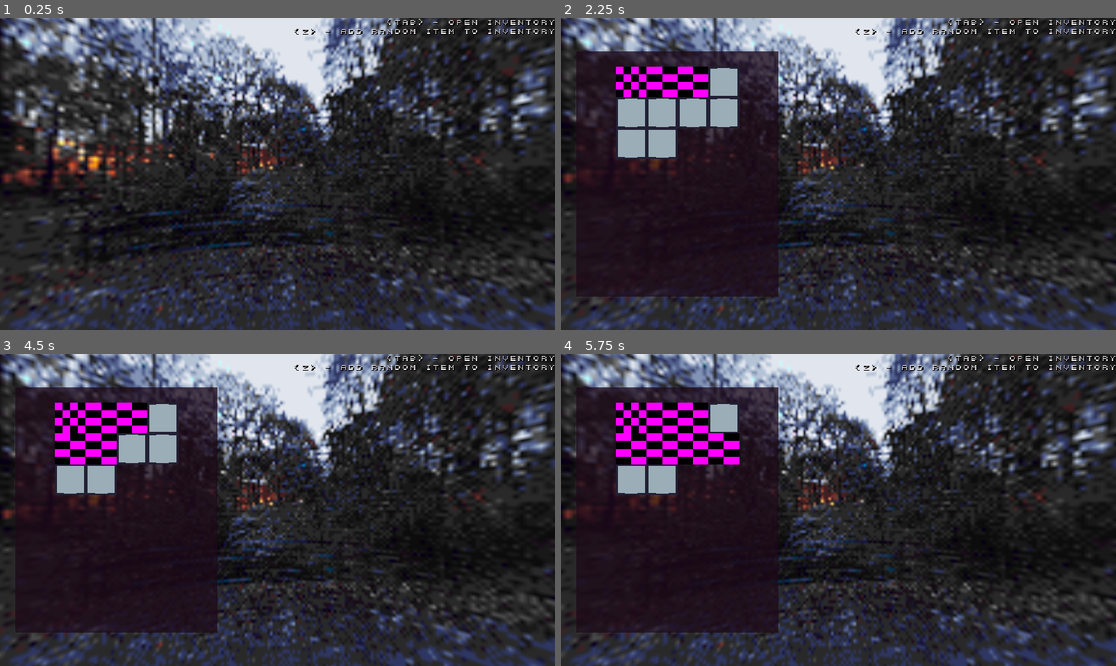
Above: before the commit, frames 1-4 (two rows, left to right).
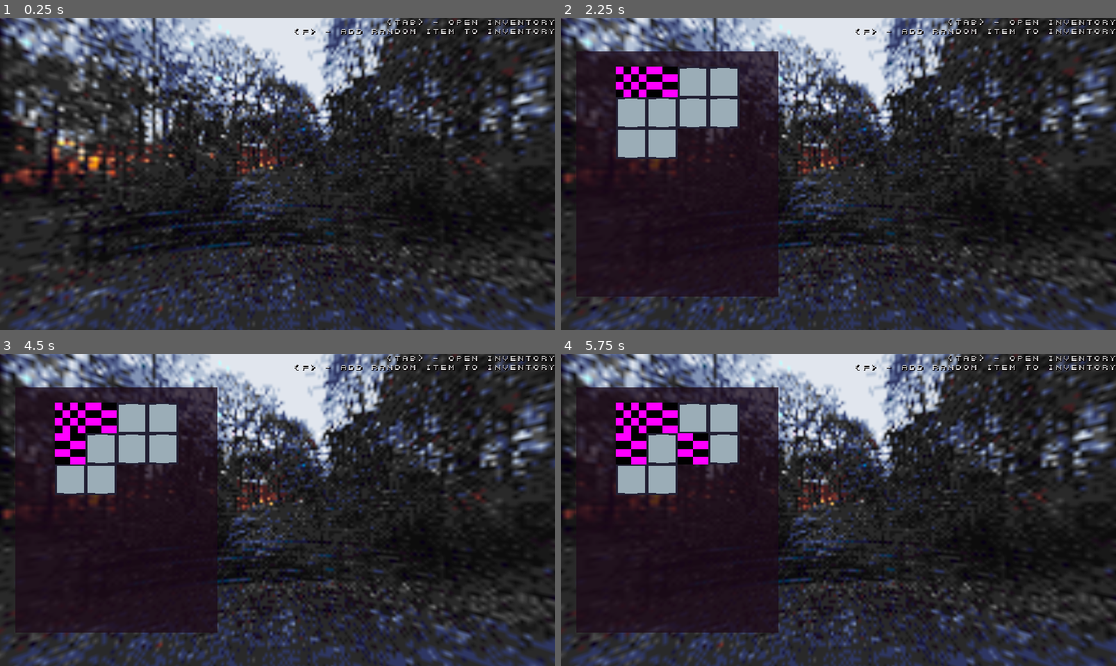
Above: after the commit, the same moments.

Repository: asciislvt/musical-sniffle
Game: Godot game, scene res://main.tscn
Same seed, same stepped clock (60 frames per second), same inputs: the game is played once before the commit and once after it.
Inputs (mouse positions are in pixels of both pictures, inside the frame that each line leads up to):
- Up to frame 1 (0.25 s): no input
- Up to frame 2 (2.25 s): tap Enter at 0.5, 2 s; move the mouse to (960, 158) at 0.52 s; tap F (add_item) at 0.6, 2.1 s; tap Space at 1.25 s; move the mouse to (727, 189) at 1.27 s; tap Tab (tab) at 1.35 s; move the mouse to (894, 105) at 2.02 s
- Up to frame 3 (4.5 s): tap Space at 2.75, 4.25 s; move the mouse to (249, 572) at 2.77 s; tap Tab (tab) at 2.85, 4.35 s; tap Enter at 3.5 s; move the mouse to (444, 556) at 3.52 s; tap F (add_item) at 3.6 s; move the mouse to (111, 463) at 4.27 s
- Up to frame 4 (5.75 s): move the mouse to (866, 510) at 5.02 s; tap F (add_item) at 5.1 s

The runs differ from the first frame. In frame 1, less than 0.1% of the frame differs, in the area x 54-56%, y 3-6%; in frame 2, 0.5%; in frame 3, 1.1%; in frame 4, 1.7%, in the area x 15-56%, y 3-36%.

Commit message:
idk what i did but it dont work

Diff:
--- a/inventory/ui/Grid.tscn
+++ b/inventory/ui/Grid.tscn
@@ -18,6 +18,7 @@
 grow_vertical = 2
 size_flags_horizontal = 0
 size_flags_vertical = 4
+mouse_filter = 1
 theme_override_styles/panel = SubResource("StyleBoxFlat_dsn3v")
 script = ExtResource("1_ydclr")
 slot_scene = ExtResource("2_f6dkd")
@@ -38,3 +39,6 @@
 theme_override_constants/h_separation = 0
 theme_override_constants/v_separation = 0
 columns = 4
+
+[node name="InventorySlot" parent="MarginContainer/GridContainer" instance=ExtResource("2_f6dkd")]
+layout_mode = 2
--- a/inventory/ui/GridItem.tscn
+++ b/inventory/ui/GridItem.tscn
@@ -2,17 +2,18 @@
 
 [ext_resource type="Script" uid="uid://6ayaddbcfmvc" path="res://inventory/ui/grid_item.gd" id="1_05gtj"]
 
-[node name="InventoryItem" type="Control" node_paths=PackedStringArray("icon")]
-z_index = 1
-custom_minimum_size = Vector2(64, 64)
-layout_mode = 3
-anchors_preset = 0
-offset_right = 64.0
-offset_bottom = 64.0
+[node name="InventoryItem" type="MarginContainer" node_paths=PackedStringArray("icon")]
+size_flags_horizontal = 0
+size_flags_vertical = 0
+theme_override_constants/margin_left = 0
+theme_override_constants/margin_top = 0
+theme_override_constants/margin_right = 0
+theme_override_constants/margin_bottom = 0
 script = ExtResource("1_05gtj")
 icon = NodePath("TextureRect")
 
 [node name="TextureRect" type="TextureRect" parent="."]
-layout_mode = 0
-offset_right = 40.0
-offset_bottom = 40.0
+layout_mode = 2
+
+[connection signal="mouse_entered" from="TextureRect" to="." method="_on_texture_rect_mouse_entered"]
+[connection signal="mouse_exited" from="TextureRect" to="." method="_on_texture_rect_mouse_exited"]
--- a/inventory/ui/GridSlot.tscn
+++ b/inventory/ui/GridSlot.tscn
@@ -7,6 +7,7 @@
 custom_minimum_size = Vector2(64, 64)
 layout_mode = 3
 anchors_preset = 0
+mouse_filter = 1
 script = ExtResource("1_nsk0a")
 
 [node name="TextureRect" type="TextureRect" parent="."]
@@ -20,4 +21,5 @@
 layout_mode = 0
 offset_right = 40.0
 offset_bottom = 40.0
+mouse_filter = 1
 color = Color(1, 0, 0, 0)
--- a/inventory/ui/InventoryUI.tscn
+++ b/inventory/ui/InventoryUI.tscn
@@ -10,6 +10,7 @@
 anchor_bottom = 1.0
 grow_horizontal = 2
 grow_vertical = 2
+mouse_filter = 1
 script = ExtResource("1_dsn3v")
 grid_inventory_scene = ExtResource("2_xlonu")
 hbox = NodePath("MarginContainer/HBoxContainer")
--- a/inventory/ui/grid_item.gd
+++ b/inventory/ui/grid_item.gd
@@ -1,11 +1,41 @@
-extends Control
+extends MarginContainer
 class_name GridItem
 
+enum ItemStates{
+	ITEM_DEFAULT,
+	ITEM_HOVER,
+	ITEM_HELD,
+}
+
 @export var icon: TextureRect
+var _state: ItemStates = ItemStates.ITEM_DEFAULT
 var _anchor: Vector2i
 var _pos_taken: Array[Vector2i]
+
+func _process(_delta: float) -> void:
+	match _state:
+		ItemStates.ITEM_DEFAULT:
+			pass
+		ItemStates.ITEM_HOVER:
+			pass
+		ItemStates.ITEM_HELD:
+			pass
 
 func load_item(_data: GridItemData) -> void:
 	icon.texture = _data.icon
 	_anchor = _data.anchor_pos
 	_pos_taken = _data.pos_taken
+
+func hold_item() -> void:
+	_state = ItemStates.ITEM_HELD
+
+func place_item() -> void:
+	_state = ItemStates.ITEM_DEFAULT
+
+func _on_texture_rect_mouse_exited() -> void:
+	_state = ItemStates.ITEM_DEFAULT
+	print_debug("mouse exited, returning to default state")
+
+func _on_texture_rect_mouse_entered() -> void:
+	_state = ItemStates.ITEM_HOVER
+	print_debug("mouse entered, changing to hover state")
--- a/inventory/ui/inventory_grid.gd
+++ b/inventory/ui/inventory_grid.gd
@@ -12,6 +12,7 @@
 func _ready() -> void:
 	if !_grid_container:
 		print_debug("no grid container :((")
+
 	Global.inv_player_data_requested.emit(self)
 	Global.inv_updated.connect(self._on_inv_updated)
 
@@ -38,6 +39,12 @@
 	else:
 		return
 
+func _clear_grid() -> void:
+	for _child in _grid_container.get_children():
+		_child.queue_free()
+
+	_slots.clear()
+
 func _add_item(_parent: Node, _data: GridItemData):
 	var _item: GridItem = item_scene.instantiate()
 	_item.load_item(_data)
@@ -50,12 +57,6 @@
 	_slots[_pos] = _slot
 	_parent.add_child(_slot)
 
-func _clear_grid() -> void:
-	for _child in _grid_container.get_children():
-		_child.queue_free()
-
-	_slots.clear()
-
 func _on_inv_updated(_data: InventoryData) -> void:
 	print_debug("inventory updated, rebuilding!")
 	_build_inventory(_data)
--- a/main.tscn
+++ b/main.tscn
@@ -45,6 +45,6 @@
 grow_horizontal = 0
 size_flags_horizontal = 0
 text = "<tab> - open inventory
-<z> - add random item to inventory"
+<f> - add random item to inventory"
 label_settings = SubResource("LabelSettings_7mycd")
 horizontal_alignment = 2
